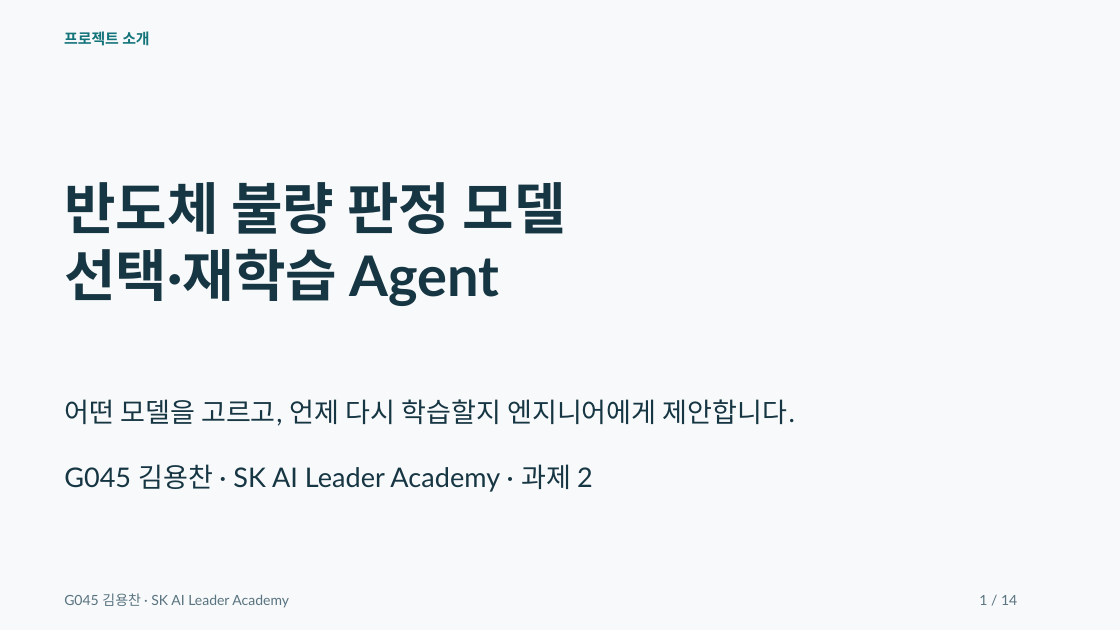
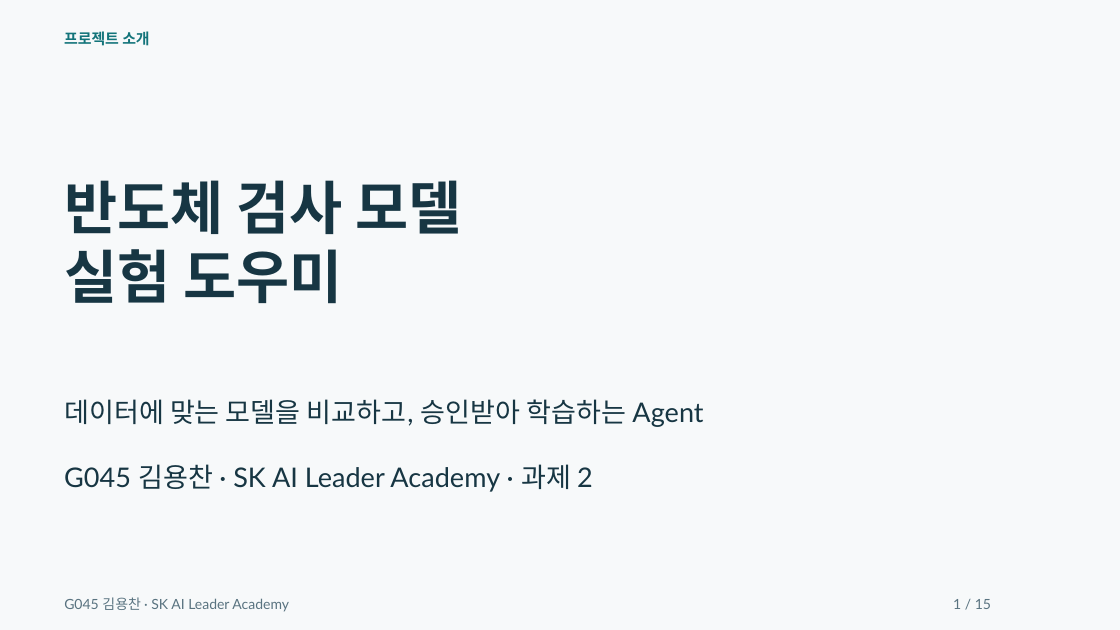
Before and after one commit to dragonchan95/Semiconductor-AI-Agent, a slide deck: slide 1 of docs/G045_Semiconductor_Agent.pptx. Drawn at 1120x630 pixels with LibreOffice and Linux fonts; fonts in the diff are those of the drawing. Boxes give left, top, right and bottom in pixels: in the first picture for what was removed or moved away, otherwise in the second. Text is boxed around its words. In the diff, an @@ line names an element or a change of style, - is before the commit and + after.

Commit message:
Use 60-20-20 evaluation and show the complete agent workflow

```diff
--- a/docs/G045_Semiconductor_Agent.pptx
+++ b/docs/G045_Semiconductor_Agent.pptx
@@ text at (64,180,462,304): text changed; size 48 to 49.5 pt @@
-반도체 불량 판정 모델
-선택·재학습 Agent
+반도체 검사 모델
+실험 도우미
@@ text at (64,399,703,427): text changed @@
-어떤 모델을 고르고, 언제 다시 학습할지 엔지니어에게 제안합니다.
+데이터에 맞는 모델을 비교하고, 승인받아 학습하는 Agent
@@ text "G045 김용찬 · SK AI ...": place and size @@
-text "G045 김용찬 · SK AI ..." at (64,593,289,608)
+text "G045 김용찬 · SK AI ..." at (64,597,289,612)
@@ text at (953,599,991,609): text changed @@
-1 / 14
+1 / 15
```
Also in this commit, not shown: 4 other slides changed, 10 slides added, 9 slides removed, 30 other files.
